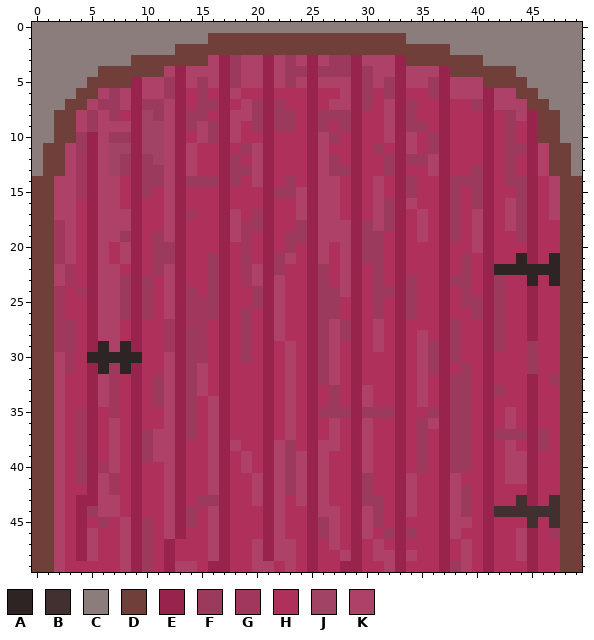
File history of a pixel-art sprite, src/images/stuff/doorr.png. That is the earlier state.
The file is 50x50 pixels.
Palette (. is transparent): A #2e2424  B #422f2f  C #8c7d7d  D #713f39  E #98234c  F #9b3a5c  G #a1375c  H #b0305c  J #a14364  K #ae4167
Pixels before (only the part around the change), first column x 0:
 0 CCCCCCCCCCCCCCCCCCCCCCCCCCCCCCCCCCCCCCCCCCCCCCCCCC
 1 CCCCCCCCCCCCCCCCDDDDDDDDDDDDDDDDDDCCCCCCCCCCCCCCCC
 2 CCCCCCCCCCCCCDDDDDDDDDDDDDDDDDDDDDDDDDCCCCCCCCCCCC
 3 CCCCCCCCCDDDDDDDKEFKKEKFKEKFFEKKKEDDDDDDDCCCCCCCCC
 4 CCCCCCDDDDDDKEKKKEFKKEKFFEFFFEFKKEKKKEDDDDDDCCCCCC
 5 CCCCCDDDDEKKFEKFKEFKKEKFKEKKKEFKFEKKFEKKKDDDDCCCCC
 6 CCCCDDKFKEKKFEHFHEKHHEHHHEHHKEFHFEHHFEKKKEKKDDCCCC
 7 CCCDDKFFKEFFKEHFFEHKFEFHHEHKKEFHKEFHHEHHFEKKKDDCCC
 8 CCDDKFKFHEJFKEFFHEKKFEFFHEFFFEHHKEFHHEHHHEHFKEDDCC
 9 CCDDKFKKKEJJKEFKFEKHFEFFHEFHFEHHKEFFHEHHHEHFHEDDCC
10 CCDDFEKFFEJJKEHKFEKHHEHHHEKFHEHHKEKHFEHHHEHFHEDDCC
11 CDDKFEKJJEJJKEKHHEHFKEHHHEKHHEHFHEKHFEHHHEHFFEKDDC
12 CDDKGEKJFEFJKEKHHEFHKEHHHEKFHEHHFEFFKEHHHEHFHEKDDC
13 CDDKGEKJFEFFKEKHHEFFKEHHHEKFFEHHFEHHKEHHFEHFHEKDDC
14 DDKKGEKKHEFFKEFFFEFHKEHFHEKKHEHKHEFHHEFFFEHFFEHKDD
15 DDKKGEKKHEFHKEHHHEHHHEFFKEKKHEHKHEFHHEFHFEHHFEHKDD
16 DDKKHEKKHEHHKEHHHEHHHEHHKEKKHEHKFEKHHEFHFEHKFEHKDD
New version:
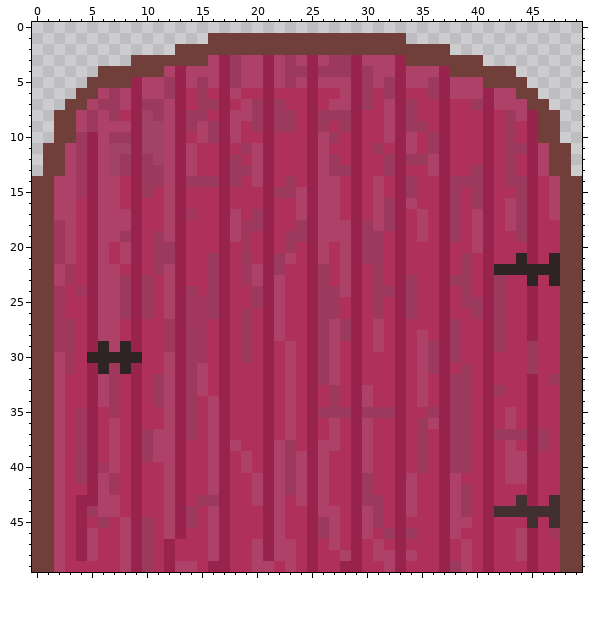
The exact change:
The edit erases colour C in row 0 at x 0 to 49; in row 1 at x 0 to 15 and 34 to 49; in row 2 at x 0 to 12 and 38 to 49; in row 3 at x 0 to 8 and 41 to 49; in row 4 at x 0 to 5 and 44 to 49; in row 5 at x 0 to 4 and 45 to 49.
The edit erases colour C in row 6 at x 0 to 3 and 46 to 49; in row 7 at x 0 to 2 and 47 to 49; in rows 8 to 10 at x 0 to 1 and 48 to 49; in rows 11 to 13 at x 0 and 49.
